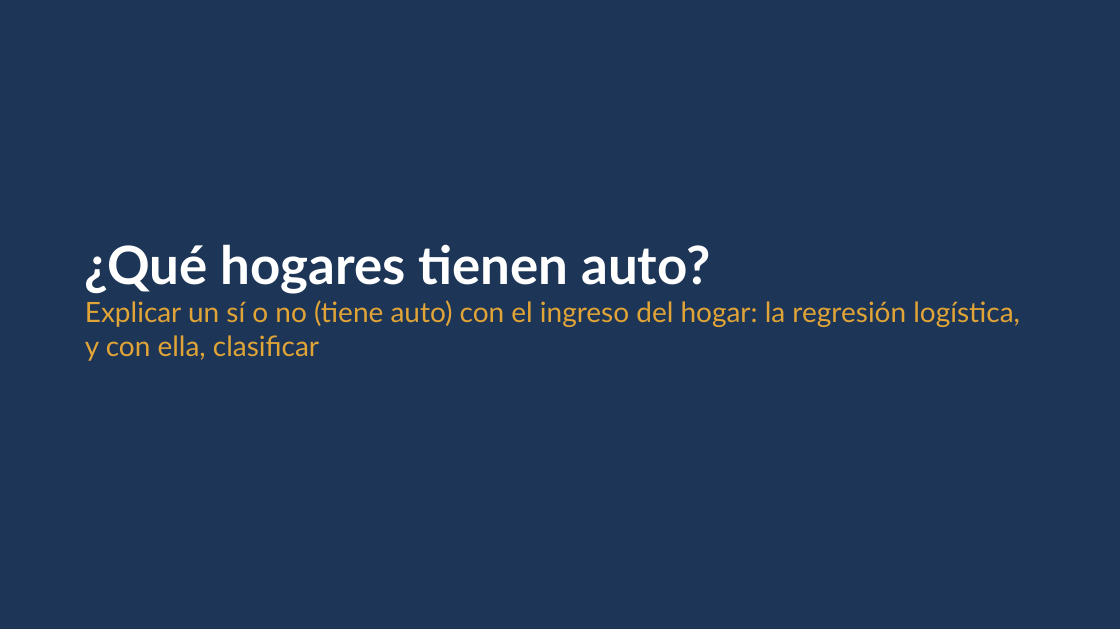
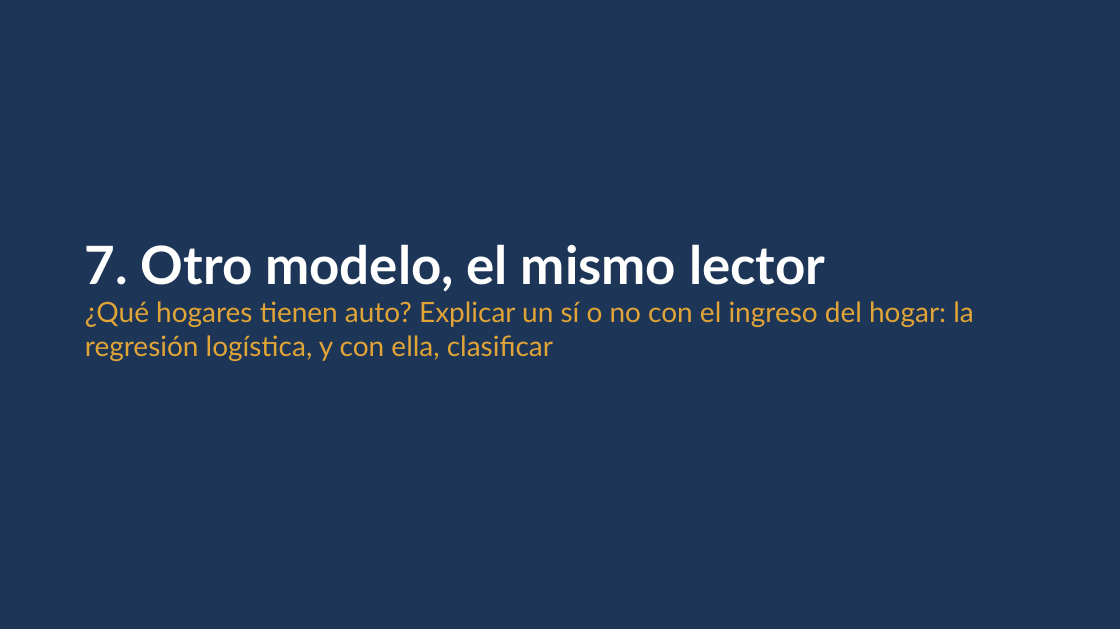
Before and after one commit to daniopitz/diplomado-cdd, a slide deck: slide 40 of presentaciones/clase05_probabilidad_inferencia.pptx (slide 33 before the commit). Drawn at 1120x629 pixels with LibreOffice and Linux fonts; fonts in the diff are those of the drawing. Boxes give left, top, right and bottom in pixels: in the first picture for what was removed or moved away, otherwise in the second. Text is boxed around its words. In the diff, an @@ line names an element or a change of style, - is before the commit and + after.

```diff
--- a/presentaciones/clase05_probabilidad_inferencia.pptx
+++ b/presentaciones/clase05_probabilidad_inferencia.pptx
@@ text at [85, 244, 974, 361]: text changed @@
-¿Qué hogares tienen auto?
-Explicar un sí o no (tiene auto) con el ingreso del hogar: la regresión logística, y con ella, clasificar
+7. Otro modelo, el mismo lector
+¿Qué hogares tienen auto? Explicar un sí o no con el ingreso del hogar: la regresión logística, y con ella, clasificar
```
Also in this commit, not shown: 14 other slides changed, 8 slides added, 2 slides removed, 4 other files.
